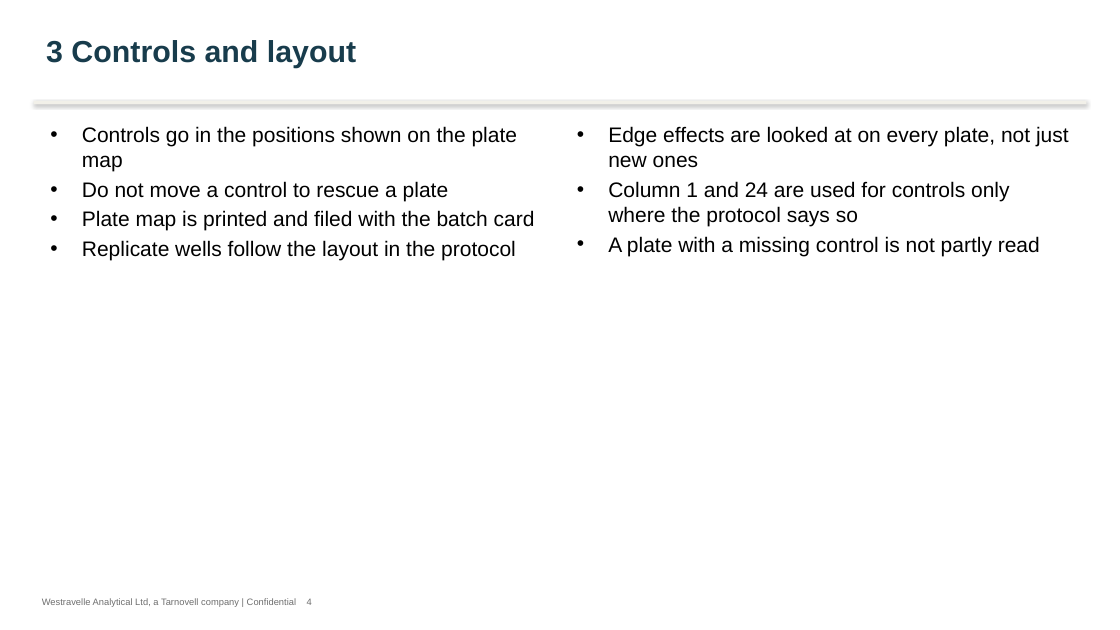
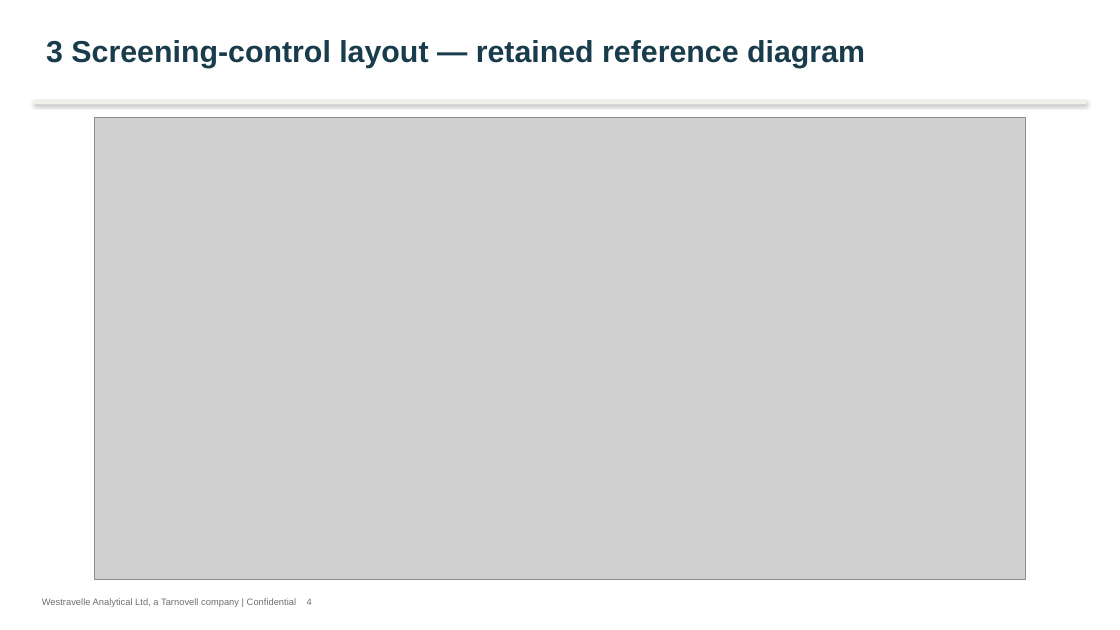
Before and after one commit to 60xAI/portco-mock-dataset, a slide deck: slide 4 of output/archive/WestravelleData/Quality/Training/Reference_Copies/Copy of PLATE_ACCEPTANCE_WA_Rev01.pptx. Drawn at 1120x630 pixels with LibreOffice and Linux fonts; fonts in the diff are those of the drawing; grey boxes stand for pictures. Boxes give left, top, right and bottom in pixels: in the first picture for what was removed or moved away, otherwise in the second. Text is boxed around its words. In the diff, an @@ line names an element or a change of style, - is before the commit and + after.

```diff
--- a/output/archive/WestravelleData/Quality/Training/Reference_Copies/Copy of PLATE_ACCEPTANCE_WA_Rev01.pptx
+++ b/output/archive/WestravelleData/Quality/Training/Reference_Copies/Copy of PLATE_ACCEPTANCE_WA_Rev01.pptx
@@ title at (46, 40, 865, 68): text changed @@
-3 Controls and layout
+3 Screening-control layout — retained reference diagram
@@ picture added at (94, 118, 1026, 580) @@
@@ text removed at (82, 126, 535, 260) @@
-• Controls go in the positions shown on the plate map
-• Do not move a control to rescue a plate
-• Plate map is printed and filed with the batch card
-• Replicate wells follow the layout in the protocol
@@ text removed at (608, 126, 1069, 256) @@
-• Edge effects are looked at on every plate, not just new ones
-• Column 1 and 24 are used for controls only where the protocol says so
-• A plate with a missing control is not partly read
```
Also in this commit, not shown: 5 other slides changed, 1 other file.
